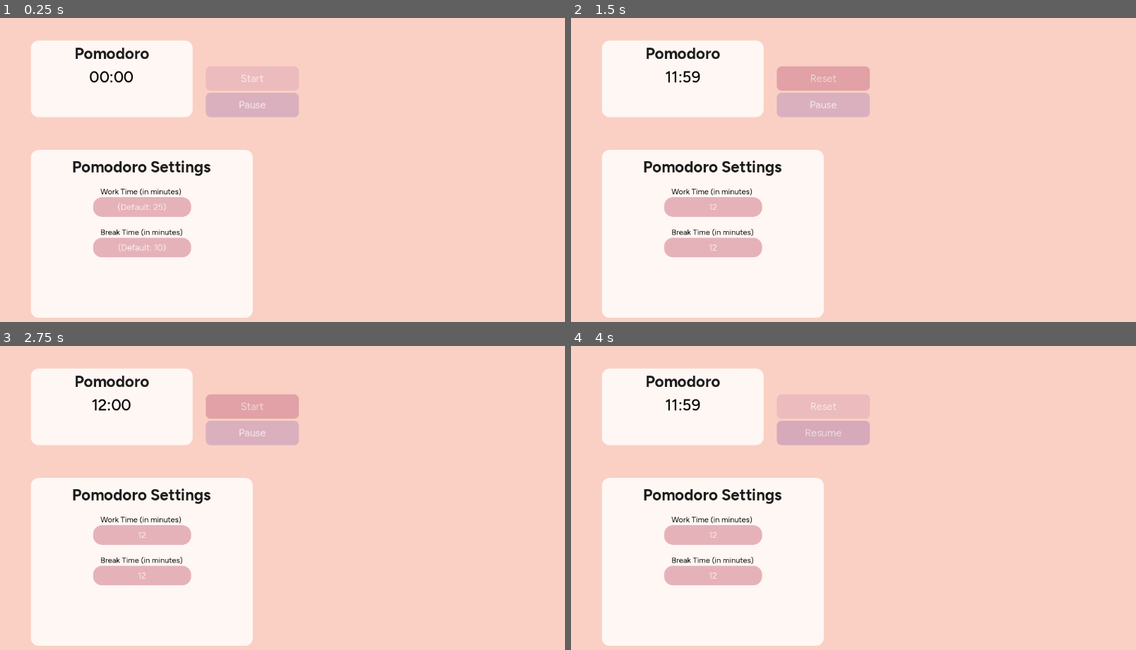
Above: before the commit, frames 1-4 (two rows, left to right).
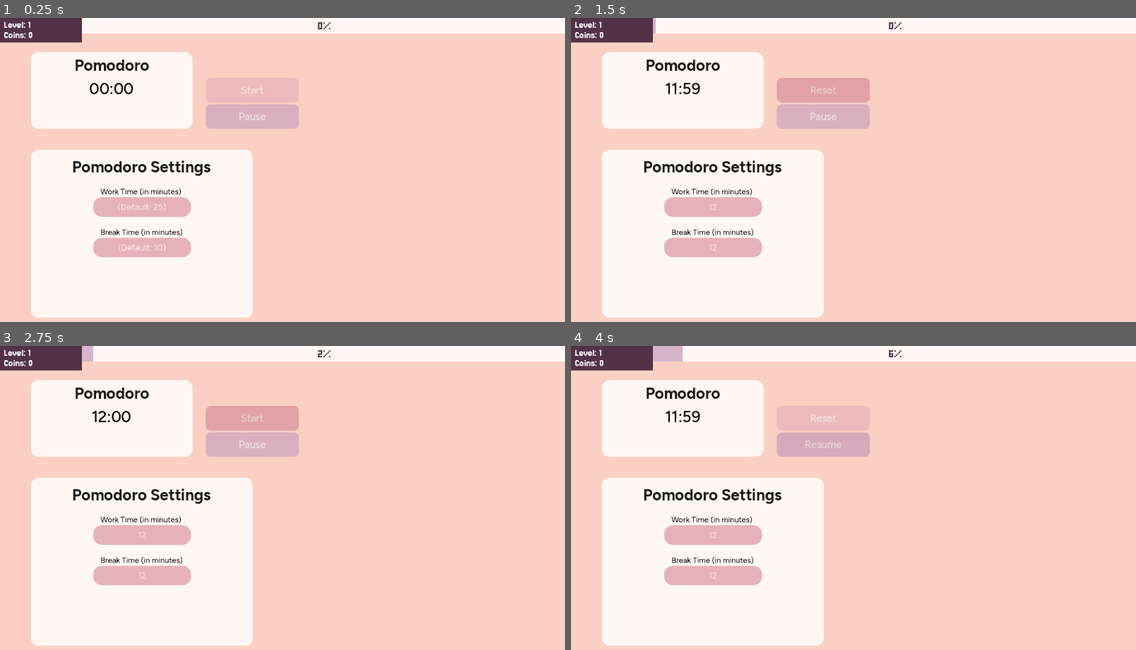
Above: after the commit, the same moments.

Repository: notbojo/Doro-Doro
Game: Godot game, scene res://Assets/Scenes/main.tscn
Two runs of this game, one before a commit and one after it. Both use one fixed random seed, a clock stepped at 60 frames per second and the inputs below.
Inputs (mouse positions are in pixels of both pictures, inside the frame that each line leads up to):
- Up to frame 1 (0.25 s): no input
- Up to frame 2 (1.5 s): click (712, 206) at 0.52 s; type "12" at 0.6 s; click (712, 246) at 0.75 s; type "12" at 0.83 s; click "Start" at 1.25 s
- Up to frame 3 (2.75 s): click "Reset" at 2 s
- Up to frame 4 (4 s): click "Start" at 2.75 s; click "Pause" at 3.5 s

The runs differ from the first frame. In frame 1, 9.1% of the frame differs, in the area x 0-100%, y 0-37%; in frame 2, 10%; in frame 3, 10%; in frame 4, 9.1%.

Commit message:
Added basic level system and save/load functionality

Diff:
--- a/Assets/Scenes/main.tscn
+++ b/Assets/Scenes/main.tscn
@@ -1,7 +1,9 @@
-[gd_scene load_steps=25 format=3 uid="uid://xrb7re40tptl"]
+[gd_scene load_steps=31 format=3 uid="uid://xrb7re40tptl"]
 
 [ext_resource type="Script" uid="uid://cdelosrofapwl" path="res://Assets/Scripts/main.gd" id="1_qplxx"]
 [ext_resource type="FontFile" uid="uid://s3cpro36q3tr" path="res://Assets/Fonts/Figtree-VariableFont_wght.ttf" id="2_elf4b"]
+[ext_resource type="FontFile" uid="uid://cgoftdaksv4qh" path="res://Assets/Fonts/Micro_5/Micro5-Regular.ttf" id="3_elf4b"]
+[ext_resource type="FontFile" uid="uid://bkbj1bcvnwswj" path="res://Assets/Fonts/Jersey_15/Jersey15-Regular.ttf" id="4_guoxd"]
 
 [sub_resource type="StyleBoxFlat" id="StyleBoxFlat_7dm0k"]
 bg_color = Color(0.980392, 0.815686, 0.768627, 1)
@@ -130,6 +132,21 @@
 2003265652: 400
 }
 
+[sub_resource type="FontVariation" id="FontVariation_rvsrt"]
+base_font = ExtResource("3_elf4b")
+variation_opentype = {
+2003265652: 400
+}
+
+[sub_resource type="StyleBoxFlat" id="StyleBoxFlat_nacht"]
+bg_color = Color(1, 0.968627, 0.952941, 1)
+
+[sub_resource type="StyleBoxFlat" id="StyleBoxFlat_acsc0"]
+bg_color = Color(0.839095, 0.70421, 0.792034, 1)
+
+[sub_resource type="StyleBoxFlat" id="StyleBoxFlat_f8o6k"]
+bg_color = Color(0.330434, 0.195666, 0.268791, 1)
+
 [node name="Main" type="CanvasLayer"]
 
 [node name="Control" type="Control" parent="."]
@@ -154,8 +171,9 @@
 
 [node name="PomodoroDisplay" type="Control" parent="Control"]
 anchors_preset = 0
+offset_top = 24.0
 offset_right = 40.0
-offset_bottom = 40.0
+offset_bottom = 64.0
 
 [node name="Panel" type="Panel" parent="Control/PomodoroDisplay"]
 layout_mode = 0
@@ -206,9 +224,9 @@
 custom_minimum_size = Vector2(150, 50)
 layout_mode = 0
 offset_left = 420.0
-offset_top = 99.0
+offset_top = 123.0
 offset_right = 610.0
-offset_bottom = 203.0
+offset_bottom = 227.0
 
 [node name="StartButton" type="Button" parent="Control/TimerButtons"]
 custom_minimum_size = Vector2(150, 50)
@@ -342,6 +360,49 @@
 theme_override_fonts/normal_font = SubResource("FontVariation_guoxd")
 text = "Break Time (in minutes)"
 
+[node name="Level" type="Control" parent="Control"]
+anchors_preset = 0
+offset_right = 40.0
+offset_bottom = 40.0
+
+[node name="ProgressBar" type="ProgressBar" parent="Control/Level"]
+layout_mode = 0
+offset_left = 167.0
+offset_right = 1158.0
+offset_bottom = 32.0
+theme_override_colors/font_color = Color(0.329412, 0.196078, 0.270588, 1)
+theme_override_fonts/font = SubResource("FontVariation_rvsrt")
+theme_override_font_sizes/font_size = 31
+theme_override_styles/background = SubResource("StyleBoxFlat_nacht")
+theme_override_styles/fill = SubResource("StyleBoxFlat_acsc0")
+max_value = 3800.0
+
+[node name="Panel" type="Panel" parent="Control/Level"]
+layout_mode = 0
+offset_right = 167.0
+offset_bottom = 50.0
+theme_override_styles/panel = SubResource("StyleBoxFlat_f8o6k")
+
+[node name="lvlLabel" type="RichTextLabel" parent="Control/Level/Panel"]
+layout_mode = 0
+offset_left = 8.0
+offset_top = 3.0
+offset_right = 167.0
+offset_bottom = 27.0
+theme_override_fonts/normal_font = ExtResource("4_guoxd")
+theme_override_font_sizes/normal_font_size = 21
+text = "Level: 1"
+
+[node name="coinslabel" type="RichTextLabel" parent="Control/Level/Panel"]
+layout_mode = 0
+offset_left = 8.0
+offset_top = 24.0
+offset_right = 167.0
+offset_bottom = 48.0
+theme_override_fonts/normal_font = ExtResource("4_guoxd")
+theme_override_font_sizes/normal_font_size = 21
+text = "Coins: 0"
+
 [connection signal="timeout" from="Control/WorkTimer" to="Control" method="_on_timer_timeout"]
 [connection signal="mouse_entered" from="Control/TimerButtons/StartButton" to="Control" method="_on_start_button_mouse_entered"]
 [connection signal="mouse_exited" from="Control/TimerButtons/StartButton" to="Control" method="_on_start_button_mouse_exited"]
--- a/Assets/Scripts/main.gd
+++ b/Assets/Scripts/main.gd
@@ -1,4 +1,8 @@
 extends Control
+#save file
+const SAVE_PATH := "user://save_data.json"
+
+
 
 @onready var worktimer = $WorkTimer
 @onready var breaktimer = $BreakTimer
@@ -9,7 +13,15 @@
 @onready var timeentry = $Settings/TimeEntry/LineEdit
 @onready var breaktimeentry = $Settings/BreakEntry/LineEdit
 @onready var mainlabel = $PomodoroDisplay/Label
-
+@onready var levelbar = $Level/ProgressBar
+@onready var lvllabel = $Level/Panel/lvlLabel
+@onready var coinslabel = $Level/Panel/coinslabel
+
+
+var coins = 0
+var lvl = 1
+var lvlscaling = 1
+var lvlscaling2 = 1
 var workstate = true
 var breakstate = false
 var timerstarted = false
@@ -17,7 +29,52 @@
 var default_time := 1500.0
 var default_break := 600.0
 
+
+# save and load
+func save_game() -> void:
+	var save_data = {
+		"level": lvl,
+		"coins": coins,
+		"progress": levelbar.value,
+		"max_progress": levelbar.max_value
+	}
+	var file = FileAccess.open(SAVE_PATH, FileAccess.WRITE)
+	file.store_string(JSON.stringify(save_data))
+	file.close()
+
+func load_game() -> void:
+	if not FileAccess.file_exists(SAVE_PATH):
+		return  # No save file exists yet
+
+	var file = FileAccess.open(SAVE_PATH, FileAccess.READ)
+	var content = file.get_as_text()
+	file.close()
+
+	var save_data = JSON.parse_string(content)
+	if save_data:
+		lvl = save_data.get("level", 1)
+		coins = save_data.get("coins", 0)
+		levelbar.value = save_data.get("progress", 0.0)
+		levelbar.max_value = save_data.get("max_progress", 3800.0)
+
+		# Update UI
+		lvllabel.text = "Level: " + str(int(lvl))
+		coinslabel.text = "Coins: " + str(int(coins))
+
+		# Recalculate scaling factors if needed
+		lvlscaling = lvl * 0.55
+		lvlscaling2 = lvl * 0.2
+
+func reset_save():
+	if FileAccess.file_exists(SAVE_PATH):
+		DirAccess.remove_absolute(SAVE_PATH)
+		print("Save file wiped.")
+	else:
+		print("No save file to delete.")
+
+
 func _ready() -> void:
+	load_game()
 	workstate = true
 	worktimer.wait_time = default_time
 	worktimer.connect("timeout", Callable(self, "_on_work_timer_timeout"))
@@ -69,10 +126,13 @@
 				breaktimer.wait_time = int(breaktimeentry.text) * 60
 			var total_seconds := int(breaktimer.wait_time)
 			time.text = "%02d:%02d" % [total_seconds / 60, total_seconds % 60]
-			progressbar.value = 0
+			progressbar.value = breaktimer.wait_time
 			startbutton.text = "Start"
 			breakstarted = false
-			progressbar.hide()
+			progressbar.show()
+
+
+#Physics ----------------------------------------------------
 
 func _physics_process(delta: float) -> void:
 	if workstate == true and timerstarted:
@@ -81,12 +141,18 @@
 		var seconds := total_seconds % 60
 		time.text = "%02d:%02d" % [minutes, seconds]
 		progressbar.value = worktimer.wait_time - worktimer.time_left
+		if progressbar.value_changed:
+			levelbar.value += 2 * lvlscaling2 #change 2 to 0.1 or 0.2 when public testing
+		if levelbar.value == levelbar.max_value:
+			levelup()
 	elif breakstate == true and breakstarted:
 		var total_seconds := int(breaktimer.time_left)
 		var minutes := total_seconds / 60
 		var seconds := total_seconds % 60
 		time.text = "%02d:%02d" % [minutes, seconds]
-		progressbar.value = breaktimer.wait_time - breaktimer.time_left
+		progressbar.value = breaktimer.time_left
+	if Input.is_action_just_pressed("reset"):
+		reset_save()
 
 func _on_pause_button_pressed() -> void:
 	if workstate == true and timerstarted:
@@ -135,7 +201,20 @@
 	else:
 		breaktimer.wait_time = int(breaktimeentry.text) * 60
 	progressbar.max_value = breaktimer.wait_time
-	progressbar.value = 0
+	progressbar.value = breaktimer.wait_time
 	var total_seconds := int(breaktimer.wait_time)
 	time.text = "%02d:%02d" % [total_seconds / 60, total_seconds % 60]
 	breakstarted = false
+
+func levelup():
+	levelbar.value = 0
+	lvl += 1
+	coins += 50
+	lvlscaling = lvl * 0.55
+	lvlscaling2 = lvl * 0.2
+	levelbar.max_value *= lvlscaling
+	print("Level up! New level:" + str(lvl))
+	print("New max value:" + str(levelbar.max_value))
+	lvllabel.text = ("Level: " + str(lvl))
+	coinslabel.text = ("Coins: " + str(coins))
+	save_game()
--- a/project.godot
+++ b/project.godot
@@ -19,3 +19,11 @@
 
 window/size/viewport_width=1153
 window/size/viewport_height=647
+
+[input]
+
+reset={
+"deadzone": 0.2,
+"events": [Object(InputEventKey,"resource_local_to_scene":false,"resource_name":"","device":-1,"window_id":0,"alt_pressed":false,"shift_pressed":false,"ctrl_pressed":false,"meta_pressed":false,"pressed":false,"keycode":0,"physical_keycode":66,"key_label":0,"unicode":98,"location":0,"echo":false,"script":null)
+]
+}
Binary file added: Assets/Fonts/Jersey_10/Jersey10-Regular.ttf
Not shown, added: Assets/Fonts/Jersey_10/Jersey10-Regular.ttf.import
Not shown, added: Assets/Fonts/Jersey_10/OFL.txt
Binary file added: Assets/Fonts/Jersey_15/Jersey15-Regular.ttf
Not shown, added: Assets/Fonts/Jersey_15/Jersey15-Regular.ttf.import
Not shown, added: Assets/Fonts/Jersey_15/OFL.txt
Binary file added: Assets/Fonts/Micro_5/Micro5-Regular.ttf
Not shown, added: Assets/Fonts/Micro_5/Micro5-Regular.ttf.import
Not shown, added: Assets/Fonts/Micro_5/OFL.txt
Not shown, added: Assets/Fonts/Jersey_10,Jersey_15,Micro_5.zip
